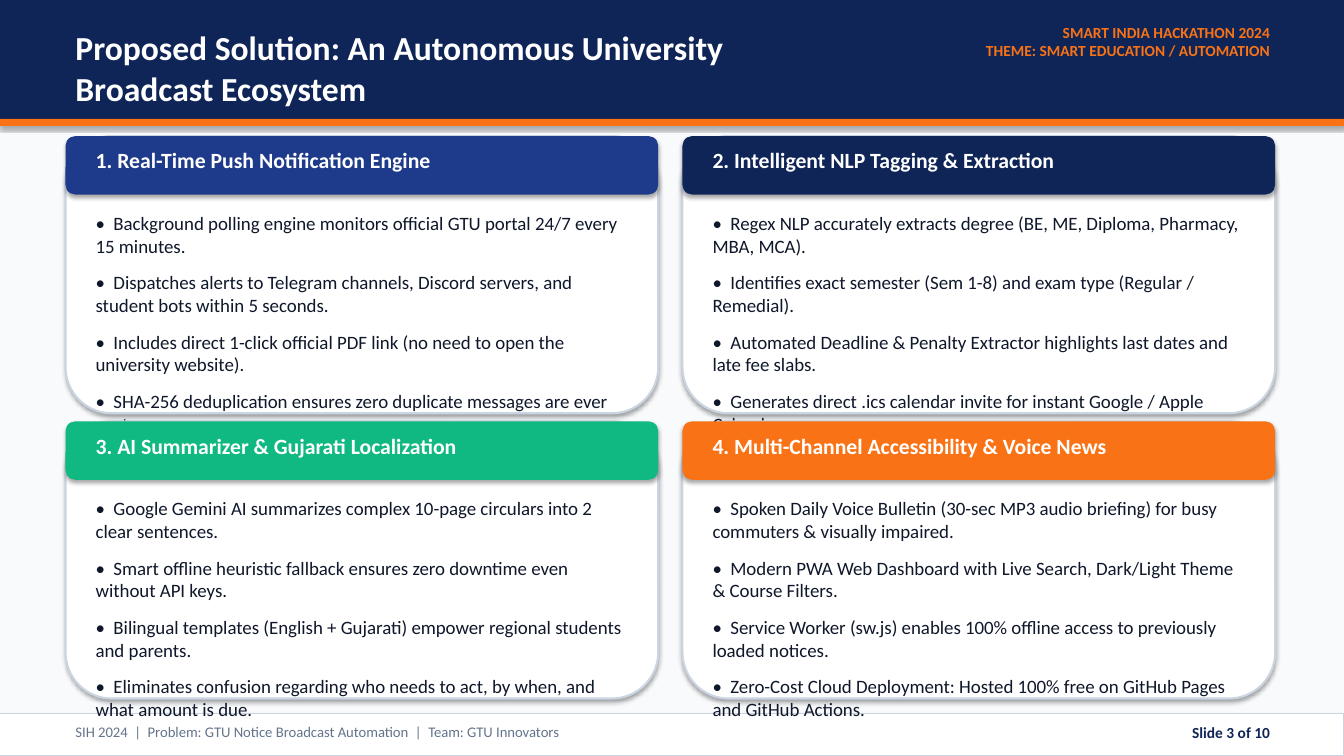
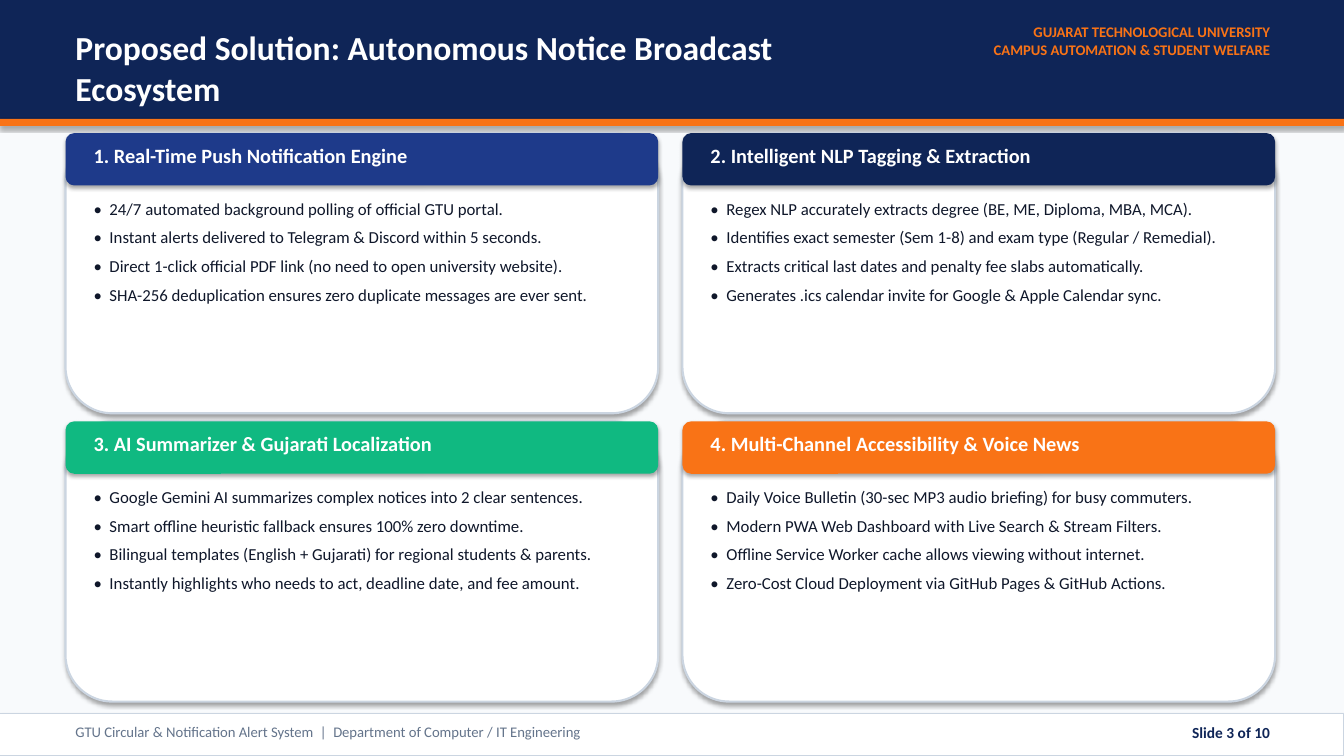
Before and after one commit to SMuhammad24/GTUAlertsystem, a slide deck: slide 3 of SIH2024_GTU_Alert_System_Presentation.pptx. Drawn at 1344x756 pixels with LibreOffice and Linux fonts; fonts in the diff are those of the drawing. Boxes give left, top, right and bottom in pixels: in the first picture for what was removed or moved away, otherwise in the second. Text is boxed around its words. In the diff, an @@ line names an element or a change of style, - is before the commit and + after.

```diff
--- a/SIH2024_GTU_Alert_System_Presentation.pptx
+++ b/SIH2024_GTU_Alert_System_Presentation.pptx
@@ text at [994, 27, 1270, 55]: text changed; size 11 to 10.5 pt @@
-SMART INDIA HACKATHON 2024
-THEME: SMART EDUCATION / AUTOMATION
+GUJARAT TECHNOLOGICAL UNIVERSITY
+CAMPUS AUTOMATION & STUDENT WELFARE
@@ text at [75, 36, 772, 107]: text changed @@
-Proposed Solution: An Autonomous University Broadcast Ecosystem
+Proposed Solution: Autonomous Notice Broadcast Ecosystem
@@ rounded rectangle: place and size @@
-rounded rectangle at [66, 136, 658, 195]
+rounded rectangle at [66, 133, 658, 186]
@@ rounded rectangle: place and size @@
-rounded rectangle at [683, 136, 1275, 195]
+rounded rectangle at [683, 133, 1275, 186]
@@ size 15.5 to 14.5 pt in 4 elements at [94, 436, 432, 455], [710, 436, 1080, 455], [94, 148, 408, 167], [710, 148, 1030, 167] @@
@@ text "• 24/7 automated background polling ...": place and size @@
-text "• 24/7 automated background polling ..." at [96, 217, 617, 413]
+text "• 24/7 automated background polling ..." at [109, 203, 587, 304]
@@ text at [109, 203, 562, 275]: text changed; size 13.5 to 12 pt @@
-• Background polling engine monitors official GTU portal 24/7 every 15 minutes.
-• Dispatches alerts to Telegram channels, Discord servers, and student bots within 5 seconds.
-• Includes direct 1-click official PDF link (no need to open the university website).
+• 24/7 automated background polling of official GTU portal.
+• Instant alerts delivered to Telegram & Discord within 5 seconds.
+• Direct 1-click official PDF link (no need to open university website).
@@ text "• Regex NLP accurately extracts ...": place and size @@
-text "• Regex NLP accurately extracts ..." at [713, 216, 1238, 413]
+text "• Regex NLP accurately extracts ..." at [726, 203, 1216, 304]
@@ text at [726, 203, 1192, 218]: text changed; size 13.5 to 12 pt @@
-• Regex NLP accurately extracts degree (BE, ME, Diploma, Pharmacy, MBA, MCA).
+• Regex NLP accurately extracts degree (BE, ME, Diploma, MBA, MCA).
@@ text at [726, 231, 1216, 246]: size 13.5 to 12 pt in "• Identifies exact semester (Sem 1-8) and ..."; less space between paragraphs @@
@@ text at [726, 260, 1162, 304]: text changed; size 13.5 to 12 pt @@
-• Automated Deadline & Penalty Extractor highlights last dates and late fee slabs.
-• Generates direct .ics calendar invite for instant Google / Apple Calendar sync.
+• Extracts critical last dates and penalty fee slabs automatically.
+• Generates .ics calendar invite for Google & Apple Calendar sync.
@@ text at [109, 289, 587, 304]: size 13.5 to 12 pt in "• SHA-256 deduplication ensures zero duplicate messages ..."; less space between paragraphs @@
@@ rounded rectangle: place and size @@
-rounded rectangle at [66, 421, 658, 480]
+rounded rectangle at [66, 421, 658, 474]
@@ rounded rectangle: place and size @@
-rounded rectangle at [683, 421, 1275, 480]
+rounded rectangle at [683, 421, 1275, 474]
@@ text at [109, 491, 591, 592]: text changed; size 13.5 to 12 pt @@
-• Google Gemini AI summarizes complex 10-page circulars into 2 clear sentences.
-• Smart offline heuristic fallback ensures zero downtime even without API keys.
-• Bilingual templates (English + Gujarati) empower regional students and parents.
-• Eliminates confusion regarding who needs to act, by when, and what amount is due.
+• Google Gemini AI summarizes complex notices into 2 clear sentences.
+• Smart offline heuristic fallback ensures 100% zero downtime.
+• Bilingual templates (English + Gujarati) for regional students & parents.
+• Instantly highlights who needs to act, deadline date, and fee amount.
@@ text at [726, 491, 1192, 592]: text changed; size 13.5 to 12 pt @@
-• Spoken Daily Voice Bulletin (30-sec MP3 audio briefing) for busy commuters & visually impaired.
-• Modern PWA Web Dashboard with Live Search, Dark/Light Theme & Course Filters.
-• Service Worker (sw.js) enables 100% offline access to previously loaded notices.
-• Zero-Cost Cloud Deployment: Hosted 100% free on GitHub Pages and GitHub Actions.
+• Daily Voice Bulletin (30-sec MP3 audio briefing) for busy commuters.
+• Modern PWA Web Dashboard with Live Search & Stream Filters.
+• Offline Service Worker cache allows viewing without internet.
+• Zero-Cost Cloud Deployment via GitHub Pages & GitHub Actions.
@@ text at [75, 727, 580, 740]: text changed @@
-SIH 2024 | Problem: GTU Notice Broadcast Automation | Team: GTU Innovators
+GTU Circular & Notification Alert System | Department of Computer / IT Engineering
```
Also in this commit, not shown: 9 other slides changed, 1 other file.
